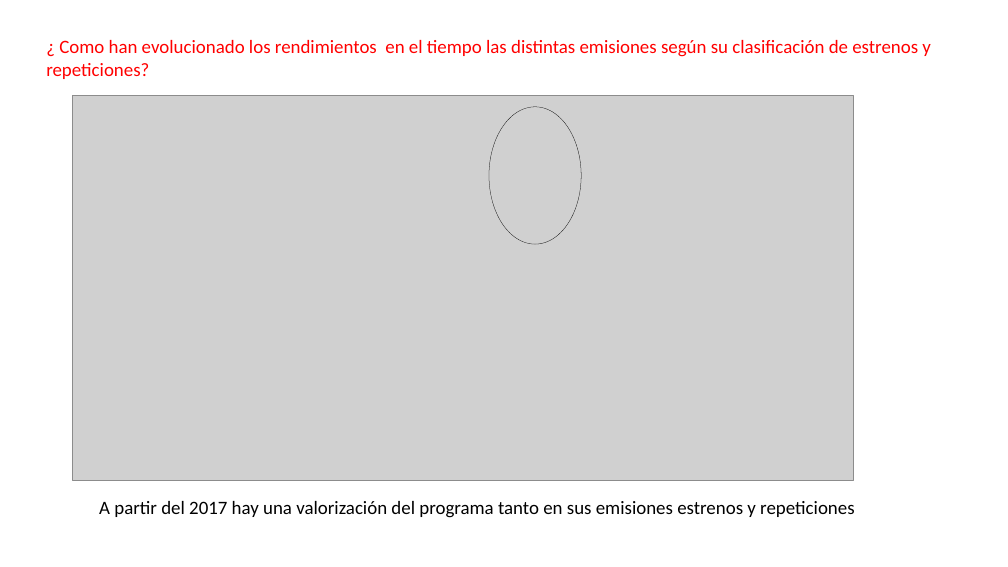
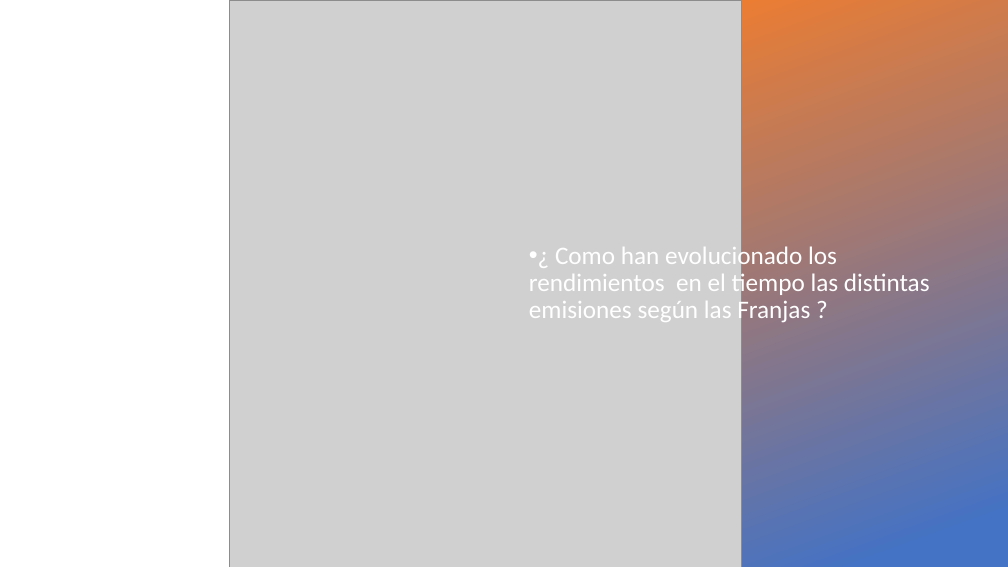
Before and after one commit to mcuevasg/Prueba_Canal, a slide deck: slide 9 of Lugares que Hablan.pptx (slide 7 before the commit). Drawn at 1008x567 pixels with LibreOffice and Linux fonts; fonts in the diff are those of the drawing; grey boxes stand for pictures. Boxes give left, top, right and bottom in pixels: in the first picture for what was removed or moved away, otherwise in the second. Text is boxed around its words. In the diff, an @@ line names an element or a change of style, - is before the commit and + after.

```diff
--- a/Lugares que Hablan.pptx
+++ b/Lugares que Hablan.pptx
@@ background #FFFFFF to #000000 @@
@@ rectangle added at <box>0,0,365,567</box>, fill #FFFFFF @@
@@ rectangle added at <box>106,0,1008,567</box>, fill gradient #ED7D31 to #4472C4 @@
@@ picture added at <box>230,0,741,567</box> @@
@@ text "¿ Como han evolucionado los ..." at <box>529,243,930,325</box>: vertical alignment top to middle @@
@@ picture removed at <box>73,96,853,481</box> @@
@@ ellipse removed at <box>489,107,582,244</box> @@
@@ text at <box>529,243,930,325</box>: text changed; size 18 to 24 pt; text colour #FF0000 to #FFFFFF @@
-¿ Como han evolucionado los rendimientos en el tiempo las distintas emisiones según su clasificación de estrenos y repeticiones?
+• ¿ Como han evolucionado los rendimientos en el tiempo las distintas emisiones según las Franjas ?
@@ text removed at <box>99,501,854,518</box> @@
-A partir del 2017 hay una valorización del programa tanto en sus emisiones estrenos y repeticiones
```
Also in this commit, not shown: 3 other slides changed, 5 slides added, 3 slides removed, 4 other files.
